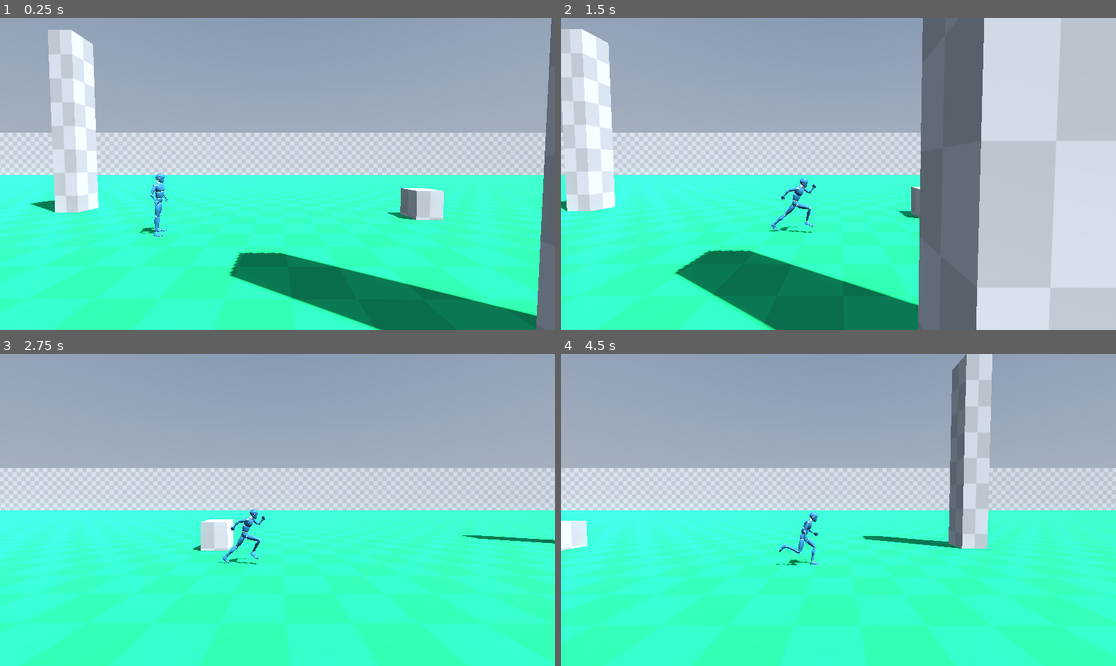
Above: before the commit, frames 1-4 (two rows, left to right).
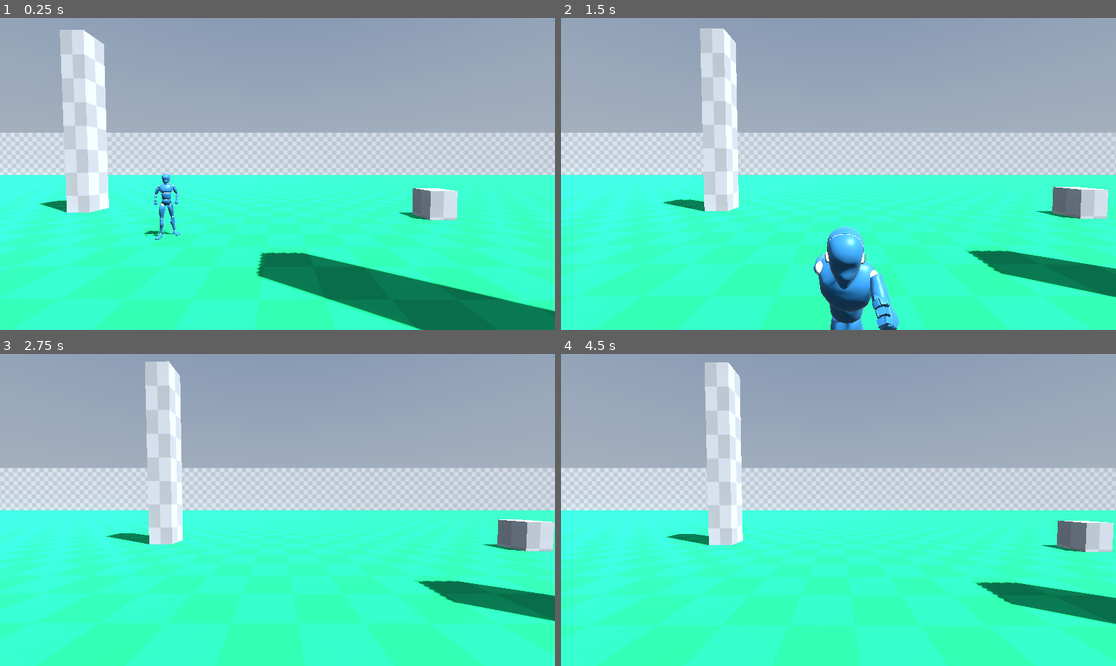
Above: after the commit, the same moments.

Repository: KoB-Kirito/nsfw-minijam-6
Game: Godot game, scene res://game/main.tscn
The game is run twice, just before and just after one commit, with the same random seed, the same clock (stepped at 60 frames per second) and the same inputs. A sky picture missing from this copy of the repository is replaced by a grey-blue gradient.
Inputs (mouse positions are in pixels of both pictures, inside the frame that each line leads up to):
- Up to frame 1 (0.25 s): no input
- Up to frame 2 (1.5 s): move the mouse to (866, 174) at 0.52 s; hold D (forward) from 0.53 s (still down); move the mouse to (810, 174) at 1.27 s
- Up to frame 3 (2.75 s): keep holding D (forward); move the mouse to (288, 503) at 2.02 s
- Up to frame 4 (4.5 s): keep holding D (forward); move the mouse to (832, 516) at 2.77 s; move the mouse to (877, 513) at 3.52 s; move the mouse to (794, 506) at 4.27 s

The runs differ from the first frame. In frame 1, 16% of the frame differs, in the area x 0-100%, y 0-100%; in frame 2, 49%; in frame 3, 7.1%; in frame 4, 25%.

Commit message:
Player Skript übertragen

Diff:
--- a/game/levels/Testlevel.tscn
+++ b/game/levels/Testlevel.tscn
@@ -1,8 +1,9 @@
-[gd_scene load_steps=12 format=3 uid="uid://d1it5tbiaxv8a"]
+[gd_scene load_steps=15 format=3 uid="uid://d1it5tbiaxv8a"]
 
 [ext_resource type="MeshLibrary" uid="uid://dfv7wbqvrkh0g" path="res://assets/libraries/Lib_Terrain.tres" id="1_rwoem"]
 [ext_resource type="Material" uid="uid://8be2olkul00i" path="res://assets/materials/Mat_LevelGrid.tres" id="2_bi5ae"]
 [ext_resource type="PackedScene" uid="uid://c2723v3g720sw" path="res://assets/models/dummy/Chibi2.gltf" id="3_dv85o"]
+[ext_resource type="Script" path="res://game/player/player.gd" id="3_ingl7"]
 
 [sub_resource type="SphereMesh" id="SphereMesh_wtyy0"]
 
@@ -30,6 +31,12 @@
 ambient_light_source = 3
 ambient_light_color = Color(0.331538, 0.437518, 0.472877, 1)
 ambient_light_sky_contribution = 0.0
+
+[sub_resource type="AnimationRootNode" id="AnimationRootNode_6eb5i"]
+
+[sub_resource type="CapsuleShape3D" id="CapsuleShape3D_nnkva"]
+radius = 0.225
+height = 1.6
 
 [node name="Node3D" type="Node3D"]
 
@@ -66,5 +73,19 @@
 [node name="WorldEnvironment" type="WorldEnvironment" parent="."]
 environment = SubResource("Environment_a0wee")
 
-[node name="Chibi" type="Node3D" parent="." instance=ExtResource("3_dv85o")]
-transform = Transform3D(-4.37114e-08, 0, 1, 0, 1, 0, -1, 0, -4.37114e-08, -2.4156, 1, 1.11583)
+[node name="Player" type="CharacterBody3D" parent="."]
+transform = Transform3D(1, 0, 0, 0, 1, 0, 0, 0, 1, -3.5, 1, 1)
+script = ExtResource("3_ingl7")
+
+[node name="Model" parent="Player" instance=ExtResource("3_dv85o")]
+transform = Transform3D(-4.37114e-08, 0, 1, 0, 1, 0, -1, 0, -4.37114e-08, 0, 0, 0)
+
+[node name="AnimationTree" type="AnimationTree" parent="Player/Model"]
+tree_root = SubResource("AnimationRootNode_6eb5i")
+parameters/current_length = 0.0
+parameters/current_position = 0.0
+parameters/current_delta = 0.0
+
+[node name="CollisionShape3D" type="CollisionShape3D" parent="Player"]
+transform = Transform3D(1, 0, 0, 0, 1, 0, 0, 0, 1, 0, -0.2, 0)
+shape = SubResource("CapsuleShape3D_nnkva")
--- a/game/player/player.gd
+++ b/game/player/player.gd
@@ -13,7 +13,7 @@
 
 var _active: bool = true
 var direction: Vector3 = Vector3.ZERO
-var lastDirection: Vector3 = Vector3.FORWARD
+var lastDirection: Vector3 = Vector3.RIGHT
 
 var _footstepSound: AudioStream = preload("res://assets/audio/sounds/steps_floor.ogg")
 
@@ -38,7 +38,7 @@
 		# Get the input direction and handle the movement/deceleration.
 		# As good practice, you should replace UI actions with custom gameplay actions.
 		var input_dir = Input.get_vector("backward", "forward", "down", "up")
-		direction = (transform.basis * Vector3(0, 0, -input_dir.x)).normalized()
+		direction = (transform.basis * Vector3(input_dir.x, 0, 0)).normalized()
 
 
 	if is_on_floor(): # don't walk while airborn
